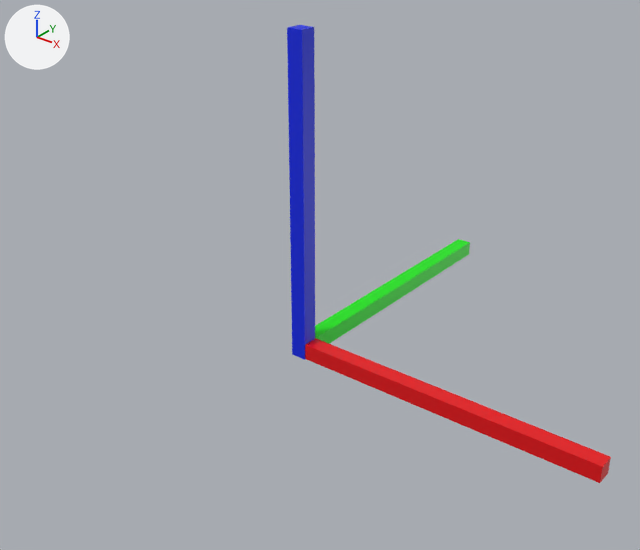
Two versions of the glTF model axes.glb, one commit apart.
Both versions are drawn from a 50 mm lens placed at (6.47, -7.74, 6.05), pointed at (1.04, -0.95, 1.84). The lights are fixed; the arrows at upper left show +X, +Y and +Z. Where no turn or scale is listed for an object, it has been applied to the vertices. Vertices at the same position are counted once.

The scene before the commit, as lines of its bpy script (objects in view):
```python
me_cube_001 = bpy.data.meshes.new('Cube.001')
me_cube_001.from_pydata(...)  # a box spanning x -0.11..0.11, y -0.11..0.11, z -1.0..3.21, material slot 0; a box spanning x -0.11..0.11, y -0.1..4.11, z -0.99..-0.78, material slot 1; a box spanning x -0.1..4.11, y -0.1..0.12, z -0.99..-0.78, material slot 2
me_cube_001.materials.append(mat_material_003)  # blue #0023e7
me_cube_001.materials.append(mat_material_001)  # green #0ae700
me_cube_001.materials.append(mat_material_002)  # red #e7000b
ob_cube = bpy.data.objects.new('Cube', me_cube_001)
ob_cube.location = (0.0, 0.0, 1.01)
```
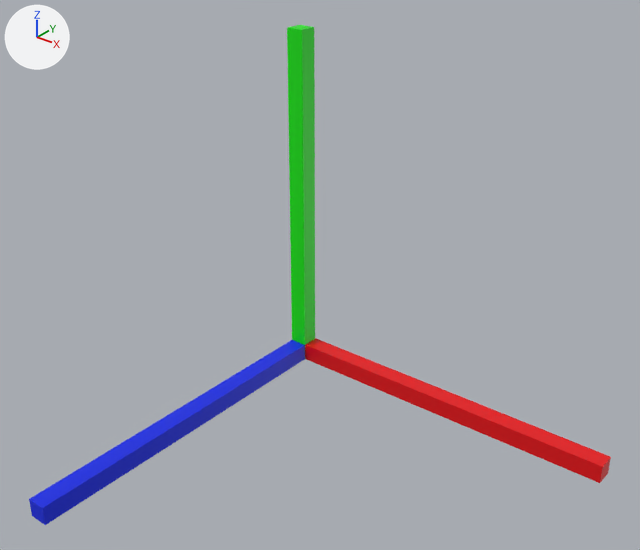
Commit message: wrong colors oops

The change, as a list of edits to the scene's bpy script:
```text
Change me_cube_001:
    where me_cube_001.from_pydata(...)  # 24 vertices, 36 faces; spans x -0.11..4.11, y -0.11..4.11, z -1.0..3.21
    used by ob_cube; location = (0.0, 0.0, 1.01)
    me_cube_001 part 1: the loose piece of 8 vertices spanning x -0.11..0.11, y -0.1..4.11, z -0.99..-0.78 is moved by (0.0, -4.02, 0.0)
    me_cube_001 part 2: all 12 faces that had it switch from mat_material_003 (blue #0023e7) to mat_material_001 (green #0ae700)
```

Changed parts and their boxes [x1, y1, x2, y2] in the pictures (640 x 550 px; the box of a moved part takes in the faces that stretch with it):
'Cube', reshaped, recoloured (blue to green, 79% wider, 9% taller)
    before: [287, 25, 611, 483]
    after: [29, 25, 611, 525]
part 1 of me_cube_001, moved or reshaped
    before: [315, 239, 470, 344]
    after: [29, 340, 305, 525]
part 2 of me_cube_001, recoloured (blue to green)
    both: [287, 25, 315, 345]
